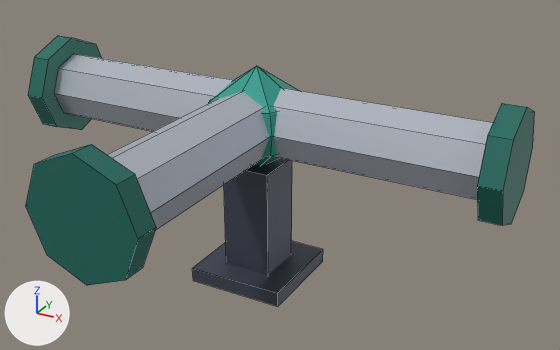
What one commit did to the Blender file assets/managed-models/factory-floor/pipe-tee/pipe-tee.blend.
Before and after are seen from a camera (50 mm lens) standing at (0.724, -1.226, 0.844) and looking at (0.106, -0.102, 0.282). Arrows for +X, +Y and +Z are at lower left; the lights stay in place. The first picture is the older version. Mesh edges are drawn as thin lines.

Names of what the first picture shows: 'pipe-tee'.
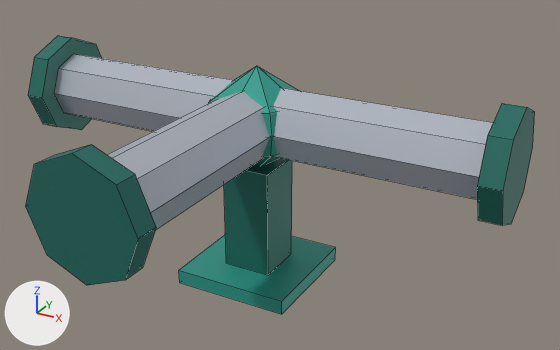
Patch to the scene script:
```diff
--- a/assets/managed-models/factory-floor/pipe-tee/pipe-tee.blend.py
+++ b/assets/managed-models/factory-floor/pipe-tee/pipe-tee.blend.py
@@ me_pipe_tee @@
 # used by ob_pipe_tee; location = (0.0, 0.0, 0.0)
 # before: 106 (-0.05, -0.05, 0.0), 107 (0.05, -0.05, 0.0), 108 (0.05, 0.05, 0.0), 109 (-0.05, 0.05, 0.0)
-me_pipe_tee.from_pydata(...)  # 122 vertices, 94 faces; spans x -0.5..0.5, y -0.5..0.105, z 0.0..0.445
+me_pipe_tee.from_pydata(...)  # 122 vertices, 94 faces; spans x -0.5..0.5, y -0.5..0.12, z 0.0..0.445
+# me_pipe_tee part 1: the loose piece of 8 vertices spanning x -0.1..0.1, y -0.1..0.1, z 0.0..0.03 is scaled about its middle by (1.2, 1.2, 1)
+# me_pipe_tee part 2
+for i in [*range(106, 110)]: me_pipe_tee.vertices[i].co += Vector((0.0, 0.0, 0.03))
+# me_pipe_tee part 3: texture (UV) coordinates of 12 of 94 faces, centred in x -0.1..0.1, y -0.1..0.1, z 0.0..0.25, changed; they spanned u 0.31..0.31, v 0.83..0.83 and now span u 0.31..0.44, v 0.5..0.5
 me_pipe_tee.materials.append(mat_m_pipe_tee)
```

Where the change shows, as pixel boxes (x1, y1, x2, y2) in the pictures (560 x 350 px; the box of a moved part takes in the faces that stretch with it):
'pipe-tee', reshaped, surface changed: before (26, 36, 535, 306); after (26, 36, 535, 314)
part 1 of me_pipe_tee, moved or reshaped: before (193, 241, 323, 306); after (179, 235, 336, 314)
part 2 of me_pipe_tee, moved or reshaped: (224, 160, 292, 275) in both
part 3 of me_pipe_tee, surface changed: before (193, 159, 323, 306); after (179, 159, 336, 314)
